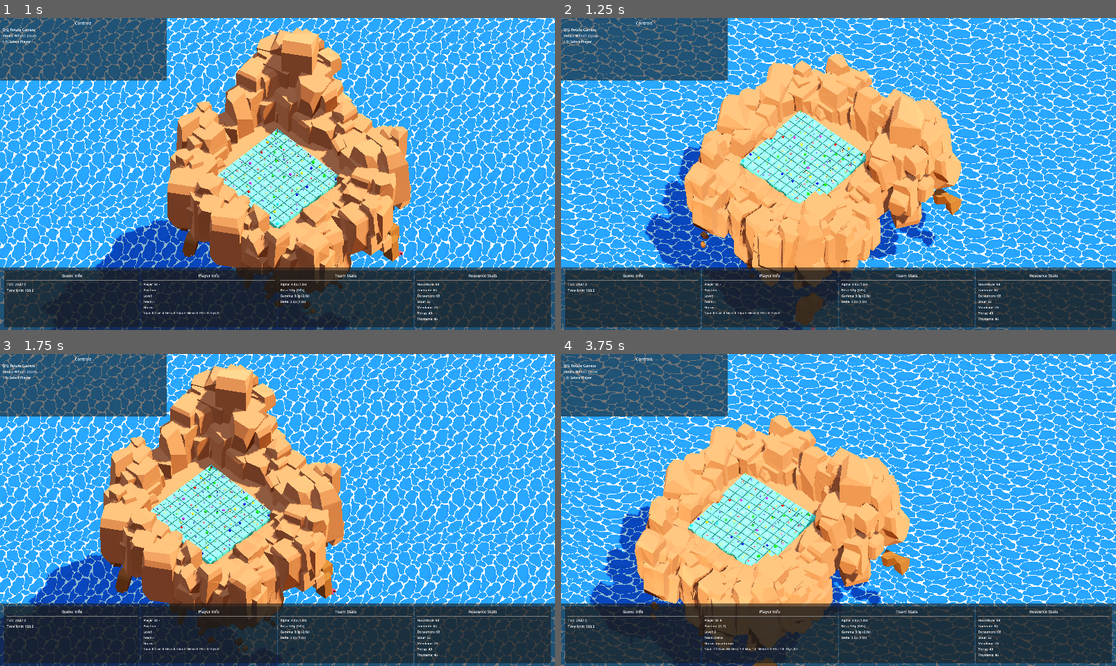
Above: before the commit, frames 1-4 (two rows, left to right).
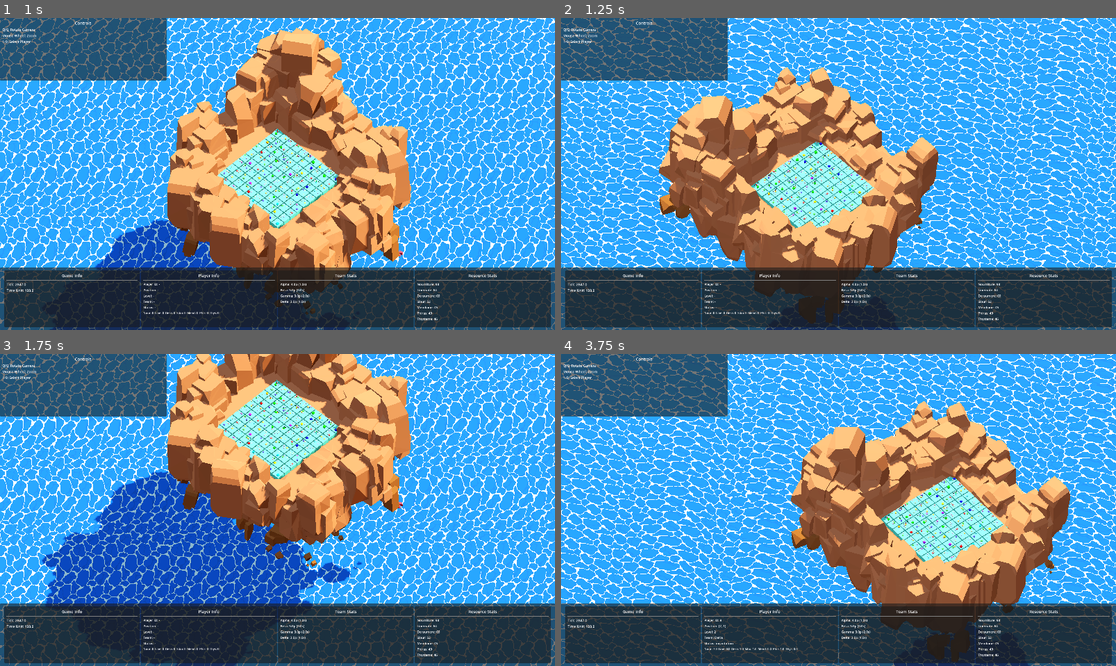
Above: after the commit, the same moments.

Repository: hugomgris/Zappy
Game: Godot game, scene res://scenes/main.tscn
Two runs of this game, one before a commit and one after it. Both use one fixed random seed, a clock stepped at 60 frames per second and the inputs below.
Inputs (mouse positions are in pixels of both pictures, inside the frame that each line leads up to):
- Up to frame 1 (1 s): tap Enter at 0.5 s; move the mouse to (399, 158) at 0.52 s; hold Right (ui_right) from 0.53 s (still down); hold Q from 0.53 s (still down); click (399, 158) at 0.67 s
- Up to frame 2 (1.25 s): keep holding Right (ui_right); keep holding Q
- Up to frame 3 (1.75 s): move the mouse to (166, 525) at 1.27 s; release Right (ui_right) at 1.28 s; release Q at 1.28 s; hold Down (ui_down) from 1.28 s (still down); tap E at 1.35 s
- Up to frame 4 (3.75 s): move the mouse to (894, 441) at 2.02 s; release Down (ui_down) at 2.03 s; hold Right (ui_right) 2.03-2.78 s; tap 1 at 2.1 s; move the mouse to (810, 572) at 2.77 s; hold Up (ui_up) 2.78-3.53 s; tap 9 at 2.85 s; click (810, 572) at 2.92 s; move the mouse to (1005, 556) at 3.52 s; hold Left (ui_left) from 3.53 s (still down); hold Q from 3.53 s (still down)

Frame 1 is identical in both runs. In frame 2, 44% of the frame differs, in the area x 0-100%, y 0-100%; in frame 3, 51%; in frame 4, 59%.

Commit message:
buncha stuff

Diff:
--- a/zappy_godot/scenes/CameraController.gd
+++ b/zappy_godot/scenes/CameraController.gd
@@ -139,9 +139,9 @@
 	var e_pressed = Input.is_key_pressed(KEY_E)
 
 	if q_pressed and not q_pressed_last_frame:
+		rotation_target -= PI/2
+	if e_pressed and not e_pressed_last_frame:
 		rotation_target += PI/2
-	if e_pressed and not e_pressed_last_frame:
-		rotation_target -= PI/2
 
 	q_pressed_last_frame = q_pressed
 	e_pressed_last_frame = e_pressed
--- a/zappy_godot/scenes/level/level_test.tscn
+++ b/zappy_godot/scenes/level/level_test.tscn
@@ -61,61 +61,61 @@
 surface_material_override/0 = SubResource("StandardMaterial3D_njr5j")
 
 [node name="floating_rocks_03" parent="." index="3"]
-transform = Transform3D(0.9999661, 0, -0.008224047, 0, 1, 0, 0.008224047, 0, 0.9999661, 9.950119, -12.010298, -8.703163)
+transform = Transform3D(0.88563365, 0, -0.46438426, 0, 1, 0, 0.46438426, 0, 0.88563365, 9.950119, -12.536304, -8.703163)
 
 [node name="floating_rocks_02" parent="." index="4"]
-transform = Transform3D(0.9999661, 0, 0.008224047, 0, 1, 0, -0.008224047, 0, 0.9999661, 10.535038, -11.007724, -8.503593)
+transform = Transform3D(0.88563365, 0, 0.46438426, 0, 1, 0, -0.46438426, 0, 0.88563365, 10.535038, -11.402229, -8.503593)
 
 [node name="floating_rocks_01" parent="." index="5"]
-transform = Transform3D(0.99999946, 0, -0.0010080034, 0, 1, 0, 0.0010080034, 0, 0.99999946, 9.97301, -8.005149, -7.415732)
+transform = Transform3D(0.9996006, 0, -0.028258415, 0, 1, 0, 0.028258415, 0, 0.9996006, 9.97301, -8.268153, -7.415732)
 
 [node name="floating_rocks_04" parent="." index="6"]
-transform = Transform3D(0.9849238, -5.7884834e-05, -0.17298685, -1.894877e-07, 0.9999999, -0.00033569837, 0.1729869, 0.00033067033, 0.9849236, 9.837428, -8.005149, 2.0871556)
+transform = Transform3D(0.98739344, -0.0012329668, -0.15827821, -1.5611289e-07, 0.9999696, -0.0077906013, 0.15828303, 0.0076924195, 0.98736334, 9.837428, -8.268153, 2.0871556)
 
 [node name="floating_rocks_05" parent="." index="7"]
-transform = Transform3D(0.9999977, 0.00210108, 0, -0.00210108, 0.9999977, 0, 0, 0, 1, 10.23174, -9.007724, 1.5220846)
+transform = Transform3D(0.9917546, 0.12815067, 0, -0.12815067, 0.9917546, 0, 0, 0, 1, 10.23174, -9.402229, 1.5220846)
 
 [node name="floating_rocks_06" parent="." index="8"]
-transform = Transform3D(0.99999976, 5.513869e-05, 0.00063758116, 2.7927123e-07, 0.99624366, -0.086594224, -0.0006399608, 0.08659421, 0.9962435, -2.091884, -9.010298, -4.6116977)
+transform = Transform3D(0.9998785, 0.0011492639, 0.01553829, 2.6350605e-07, 0.99727464, -0.07377872, -0.015580733, 0.07376977, 0.9971536, -2.091884, -9.536304, -4.6116977)
 
 [node name="floating_rocks_07" parent="." index="9"]
-transform = Transform3D(0.9849076, 0.035867877, -0.16932145, -2.5704495e-07, 0.9782914, 0.20723301, 0.17307872, -0.20410539, 0.96352714, -2.3769424, -11.010298, -3.935417)
+transform = Transform3D(0.98739415, 0.030007346, -0.15540808, -5.830077e-07, 0.98186463, 0.18958205, 0.15827854, -0.18719217, 0.96948785, -2.3769424, -11.536304, -3.935417)
 
 [node name="floating_rocks_08" parent="." index="10"]
-transform = Transform3D(1, 0, 0, 0, 0.9999991, -0.0012402138, 0, 0.0012402138, 0.9999991, -1.331577, -12.010298, -4.5999484)
+transform = Transform3D(1, 0, 0, 0, 0.99910176, -0.04237324, 0, 0.04237324, 0.99910176, -1.331577, -12.536304, -4.5999484)
 
 [node name="floating_rocks_09" parent="." index="11"]
-transform = Transform3D(0.86509657, -0.008130097, -0.50153893, -0.0599597, 0.991023, -0.11948826, 0.49800846, 0.13344105, 0.85684323, -10.525663, -3.007723, -11.68487)
+transform = Transform3D(0.88683546, -0.0020572646, -0.4620803, -0.059959706, 0.99102294, -0.11948823, 0.45817834, 0.13367262, 0.87875104, -10.525663, -3.4022293, -11.68487)
 
 [node name="floating_rocks_10" parent="." index="12"]
-transform = Transform3D(0.70824176, 1.2383293e-07, -0.7059698, -1.7484554e-07, 1, 0, 0.7059698, 1.234357e-07, 0.70824176, -11.417623, -1.0026445, -8.805795)
+transform = Transform3D(0.7549012, 1.319911e-07, -0.6558384, -1.7484551e-07, 1, -1.4210853e-14, 0.6558384, 1.1467043e-07, 0.7549012, -11.417623, -1.1537244, -8.805795)
 
 [node name="floating_rocks_11" parent="." index="13"]
-transform = Transform3D(0.9999978, 0, 0.0021080764, 0, 1, 0, -0.0021080764, 0, 0.9999978, -2.8885782, -15.003306, 4.511396)
+transform = Transform3D(0.9917055, 0, 0.12853101, 0, 1, 0, -0.12853101, 0, 0.9917055, -2.8885782, -15.192156, 4.511396)
 
 [node name="floating_rocks_12" parent="." index="14"]
-transform = Transform3D(0.9999999, 0, -0.00048185728, 0, 1, 0, 0.00048185728, 0, 0.9999999, -0.9968501, -13.002016, 4.1198373)
+transform = Transform3D(0.99997425, 0, -0.007174314, 0, 1, 0, 0.007174314, 0, 0.99997425, -0.9968501, -13.1152935, 4.1198373)
 
 [node name="floating_rocks_13" parent="." index="15"]
-transform = Transform3D(0.97837377, 0, -0.2068442, 0, 1, 0, 0.2068442, 0, 0.97837377, -7.0436506, -4.005835, 10.982903)
+transform = Transform3D(0.9843357, 0, -0.17630363, 0, 1, 0, 0.17630363, 0, 0.9843357, -7.0436506, -4.323784, 10.982903)
 
 [node name="floating_rocks_14" parent="." index="16"]
-transform = Transform3D(0.9662353, 0, -0.25766143, 0, 1, 0, 0.25766143, 0, 0.9662353, -5.300199, -6.005835, 11.53701)
+transform = Transform3D(0.97555745, 0, -0.21974465, 0, 1, 0, 0.21974465, 0, 0.97555745, -5.300199, -6.323784, 11.53701)
 
 [node name="floating_rocks_15" parent="." index="17"]
-transform = Transform3D(0.9662352, 0.25766143, 0, -0.25766143, 0.9662352, 0, 0, 0, 1, 11.333306, -6.0077233, 8.190558)
+transform = Transform3D(0.9755574, 0.21974465, 0, -0.21974465, 0.9755574, 0, 0, 0, 1, 11.333306, -6.4022293, 8.190558)
 
 [node name="floating_rocks_16" parent="." index="18"]
-transform = Transform3D(0.9662352, -0.25766143, 0, 0.25766143, 0.9662352, 0, 0, 0, 1, 11.730111, -7.010298, 8.104769)
+transform = Transform3D(0.9755574, -0.21974465, 0, 0.21974465, 0.9755574, 0, 0, 0, 1, 11.730111, -7.536306, 8.104769)
 
 [node name="floating_rocks_17" parent="." index="19"]
-transform = Transform3D(0.9401623, 0, 0.3407266, 0, 1, 0, -0.3407266, 0, 0.9401623, 5.2136817, -8.003926, 7.387768)
+transform = Transform3D(0.9566893, 0, 0.2911105, 0, 1, 0, -0.2911105, 0, 0.9566893, 5.2136817, -8.230586, 7.387768)
 
 [node name="floating_rocks_18" parent="." index="20"]
-transform = Transform3D(0.9400444, 0.34105158, 0, -0.34105158, 0.9400444, 0, 0, 0, 1, 4.7409678, -10.003926, 8.13831)
+transform = Transform3D(0.94989127, 0.31257993, 0, -0.31257993, 0.94989127, 0, 0, 0, 1, 4.7409678, -10.230586, 8.13831)
 
 [node name="floating_rocks_19" parent="." index="21"]
-transform = Transform3D(0.9400444, -0.34105158, 0, 0.34105158, 0.9400444, 0, 0, 0, 1, 5.8407426, -11.00457, 7.5669303)
+transform = Transform3D(0.94989127, -0.31257993, 0, 0.31257993, 0.94989127, 0, 0, 0, 1, 5.8407426, -11.269017, 7.5669303)
 
 [node name="AnimationPlayer" parent="." index="22"]
 autoplay = "floating_idle"
Not shown, added: zappy_godot/linemate.blend
Not shown, added: zappy_godot/linemate.blend1
Not shown, added: zappy_godot/resources.blend
Not shown, added: zappy_godot/resources.blend1
Not shown, added: zappy_godot/resources1.blend
Not shown, added: zappy_godot/resources1.blend1
Not shown, added: zappy_godot/rocks.blend
Not shown, added: zappy_godot/rocks.blend1
Not shown, added: zappy_godot/rocks1.blend
Not shown, added: zappy_godot/rocks1.blend1
Not shown, added: zappy_godot/tiles_04.blend
Not shown, added: zappy_godot/tiles_04.blend1
(and 2 more such lines)
